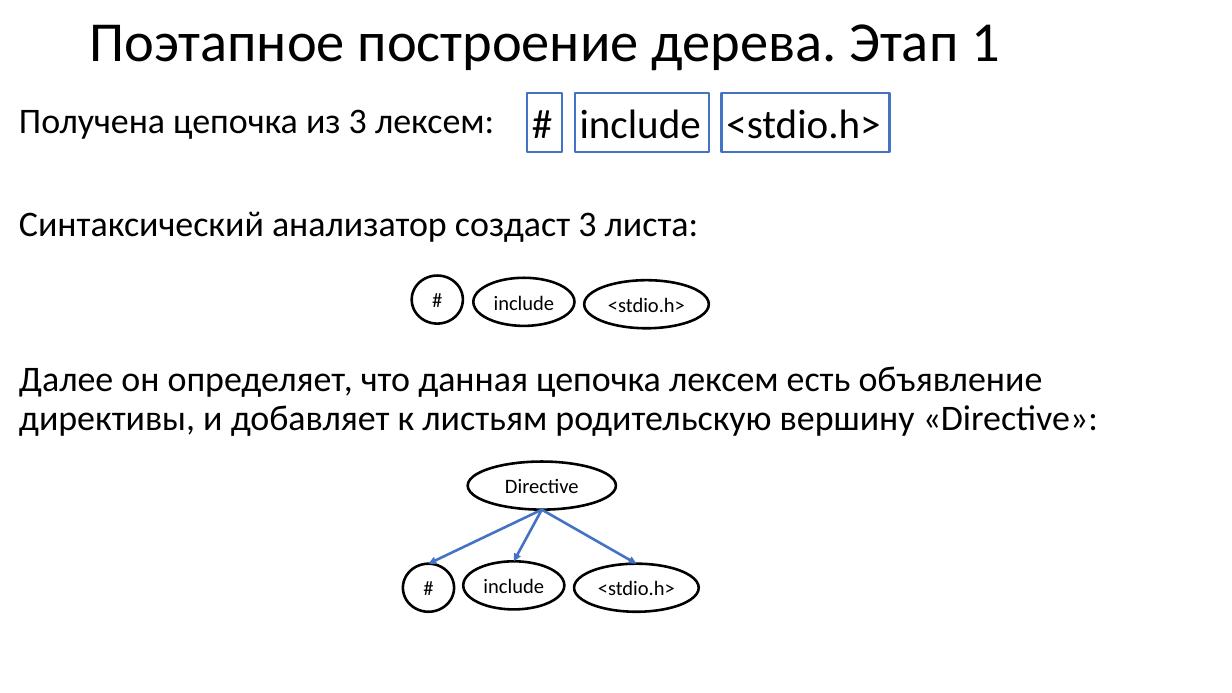
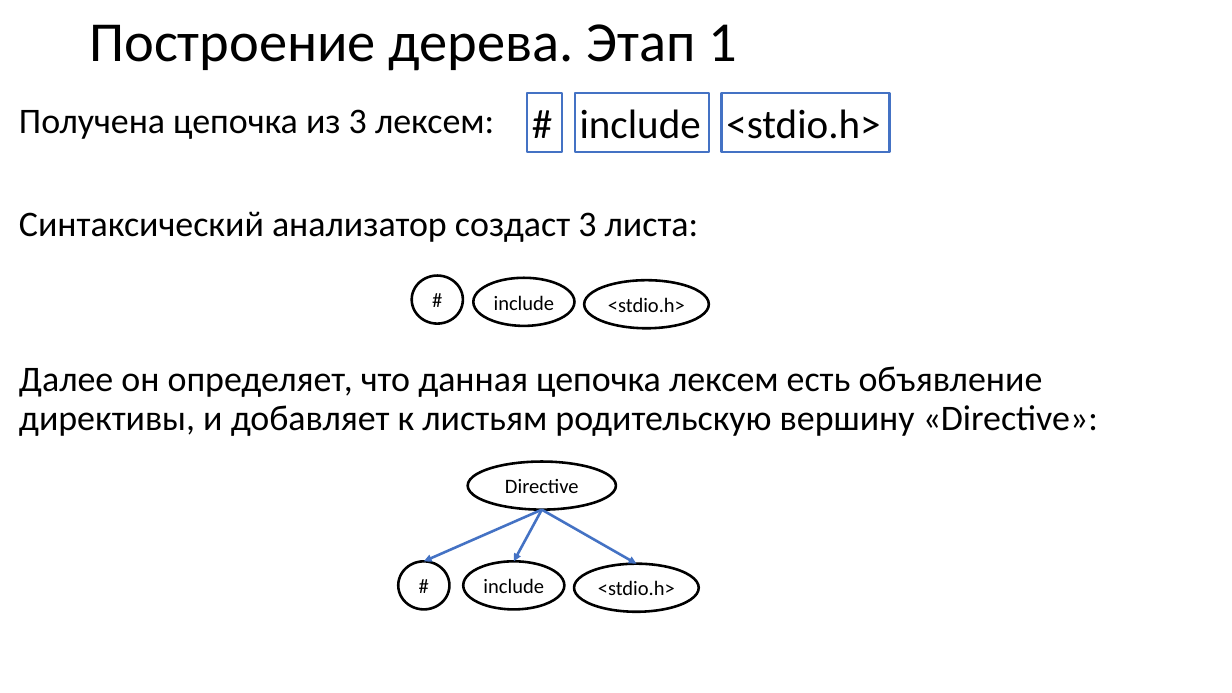
Before and after one commit to goddamnteam/korzun, a slide deck: slide 5 of task1.pptx. Drawn at 1232x693 pixels with LibreOffice and Linux fonts; fonts in the diff are those of the drawing. Boxes give left, top, right and bottom in pixels: in the first picture for what was removed or moved away, otherwise in the second. Text is boxed around its words. In the diff, an @@ line names an element or a change of style, - is before the commit and + after.

```diff
--- a/task1.pptx
+++ b/task1.pptx
@@ title at [89, 24, 737, 71]: text changed @@
-Поэтапное построение дерева. Этап 1
+Построение дерева. Этап 1
@@ arrow moved from (542, 510) - (429, 564) to (542, 510) - (424, 562) @@
@@ ellipse "#": place and size @@
-ellipse "#" at [403, 564, 454, 612]
+ellipse "#" at [398, 562, 449, 610]
```
Also in this commit, not shown: 9 other slides changed, 1 slide added, 2 slides removed.
